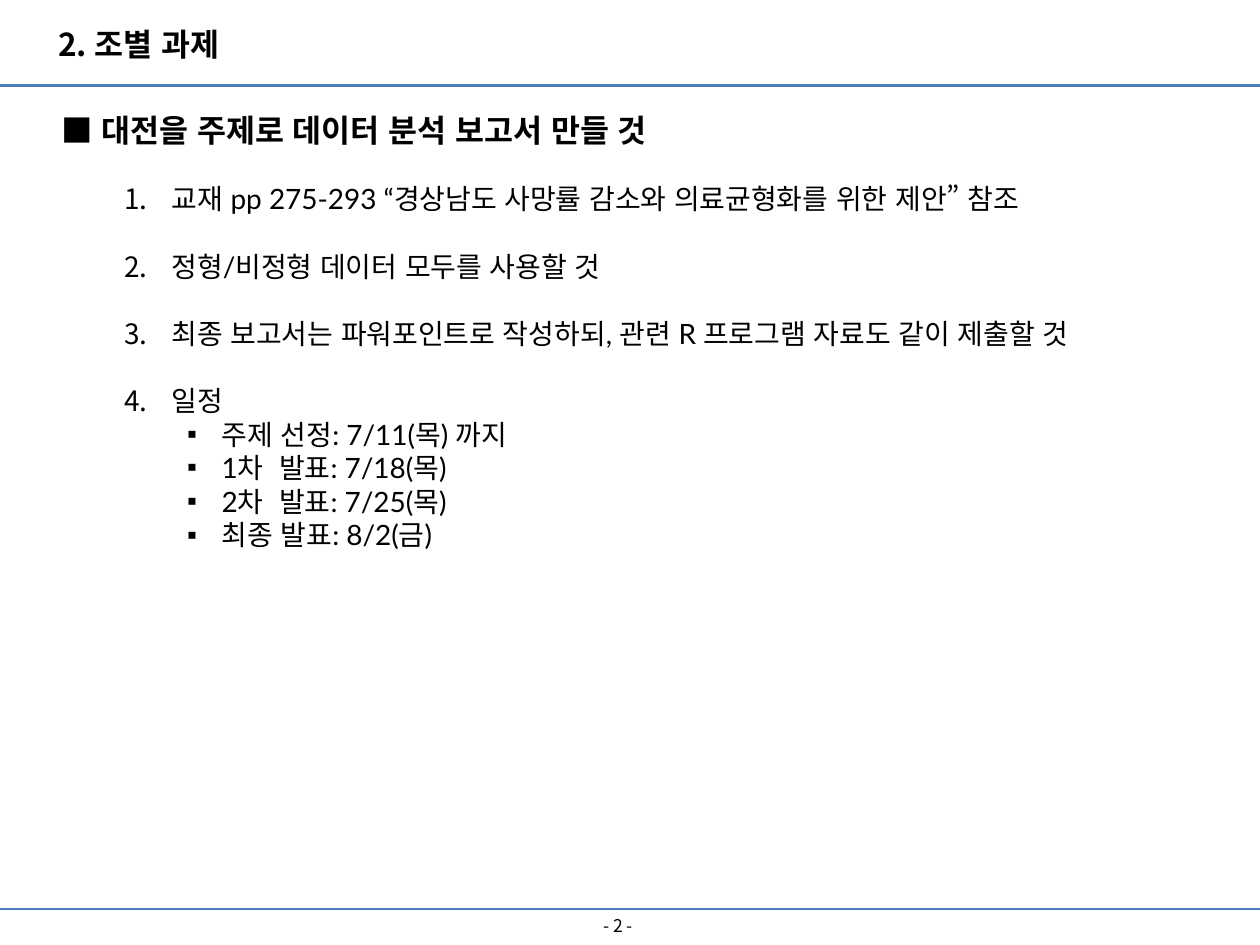
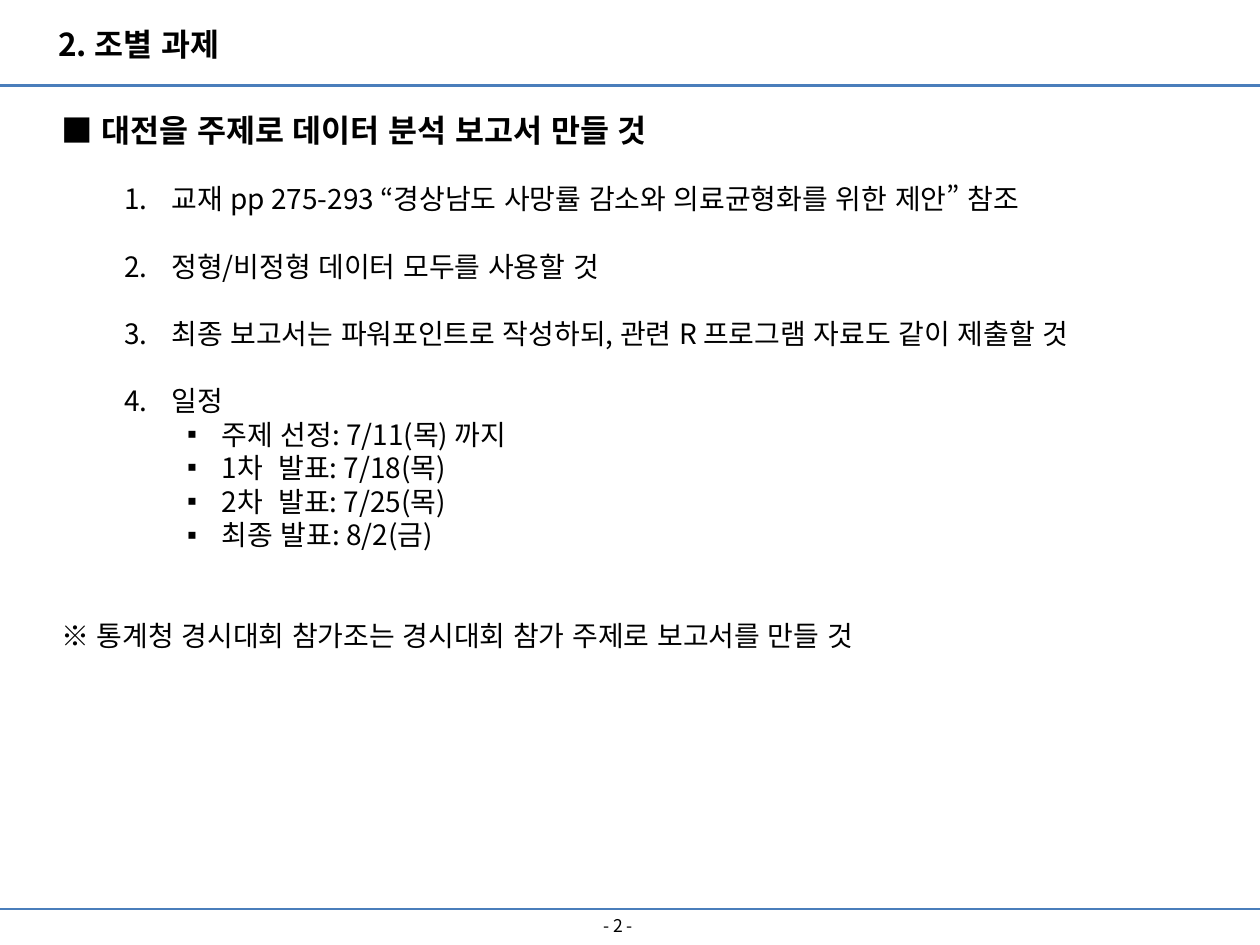
Before and after one commit to hsyliark/R_Project, a slide deck: slide 3 of 1st project/1차 프로젝트.pptx. Drawn at 1260x945 pixels with LibreOffice and Linux fonts; fonts in the diff are those of the drawing. Boxes give left, top, right and bottom in pixels: in the first picture for what was removed or moved away, otherwise in the second. Text is boxed around its words. In the diff, an @@ line names an element or a change of style, - is before the commit and + after.

```diff
--- a/1st project/1차 프로젝트.pptx
+++ b/1st project/1차 프로젝트.pptx
@@ text at box(171, 184, 1069, 551): font Lato to Noto Sans CJK KR in "교재 pp 275-293 “경상남도 사망률 감소와 의료균형화를 ...", "정형/비정형 데이터 모두를 사용할 것", "최종 보고서는 파워포인트로 작성하되, 관련 R 프로그램 ...", "일정" and 4 more places @@
@@ text at box(97, 622, 853, 649): paragraph added @@
+※ 통계청 경시대회 참가조는 경시대회 참가 주제로 보고서를 만들 것
```
Also in this commit, not shown: 2 other slides changed, 2 other files.
